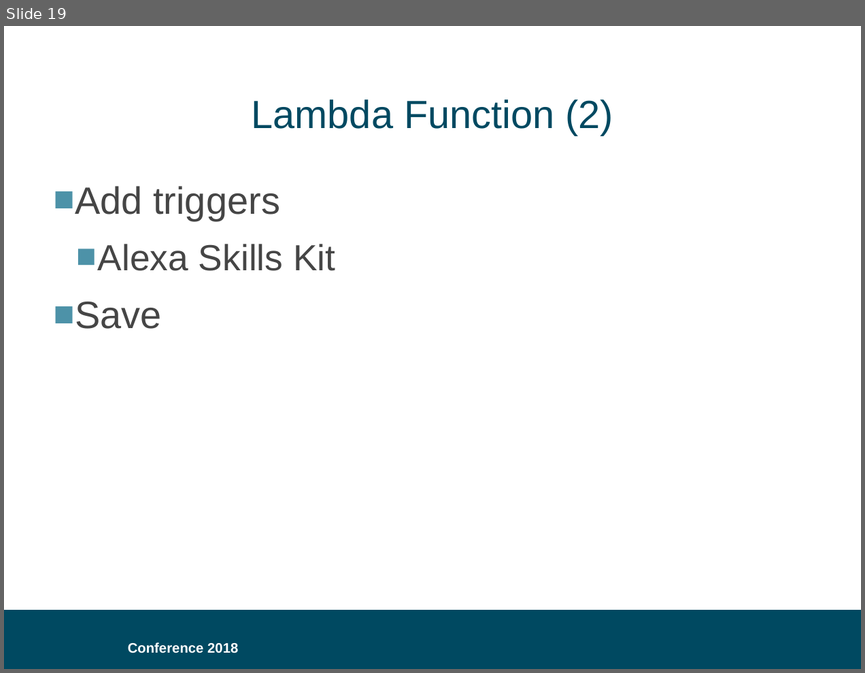
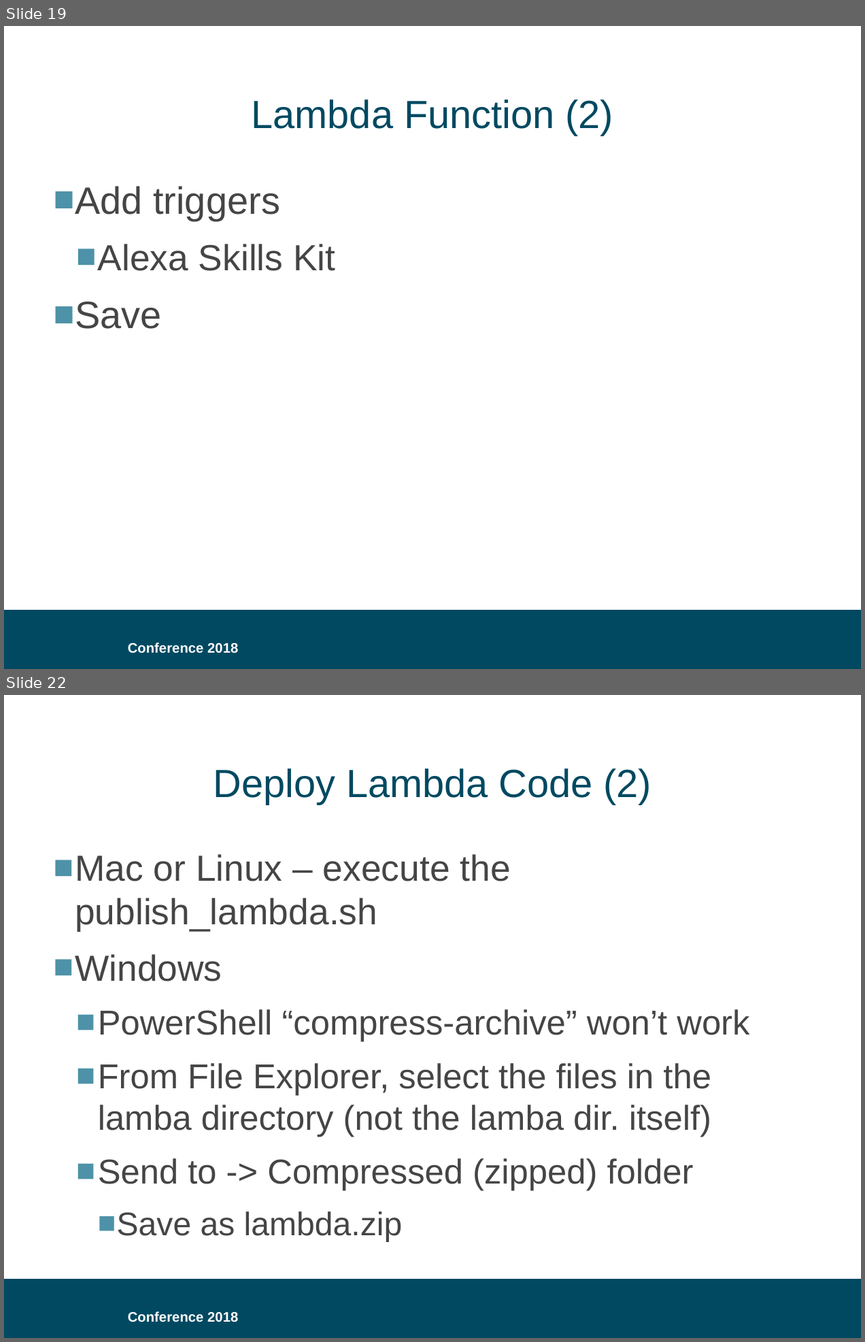
Before and after one commit to bklug/introductory-alexa-workshop, a slide deck: build-an-alexa-skill-for.pptx. Shown one above the other, each under a label of ours: slide 19 before the commit, slides 19 and 22 after it; the slides between them are not shown. The pictures are 865x673 and 865x1342 pixels, drawn with LibreOffice and Linux fonts; fonts in the diff are those of the drawing; background and template pictures are left out. Boxes give left, top, right and bottom in pixels: in the first picture for what was removed or moved away, otherwise in the second. Text is boxed around its words. In the diff, an @@ line names an element or a change of style, - is before the commit and + after.

```diff
--- a/build-an-alexa-skill-for.pptx
+++ b/build-an-alexa-skill-for.pptx
@@ slide 22 added at [4, 695, 861, 1338], background #FFFFFF; not listed: 2 template elements that a slide beside it also shows @@
@@ title added at [213, 768, 652, 804], 33 pt, text #004961 @@
+Deploy Lambda Code (2)
@@ text added at [75, 854, 749, 1242], 29 pt, text #454545 @@
+■ Mac or Linux – execute the publish_lambda.sh
+■ Windows
+  ■ PowerShell “compress-archive” won’t work
+  ■ From File Explorer, select the files in the lamba directory (not the lamba dir. itself)
+  ■ Send to -> Compressed (zipped) folder
+    ■ Save as lambda.zip
```
Also in this commit, not shown: 7 other slides added.
